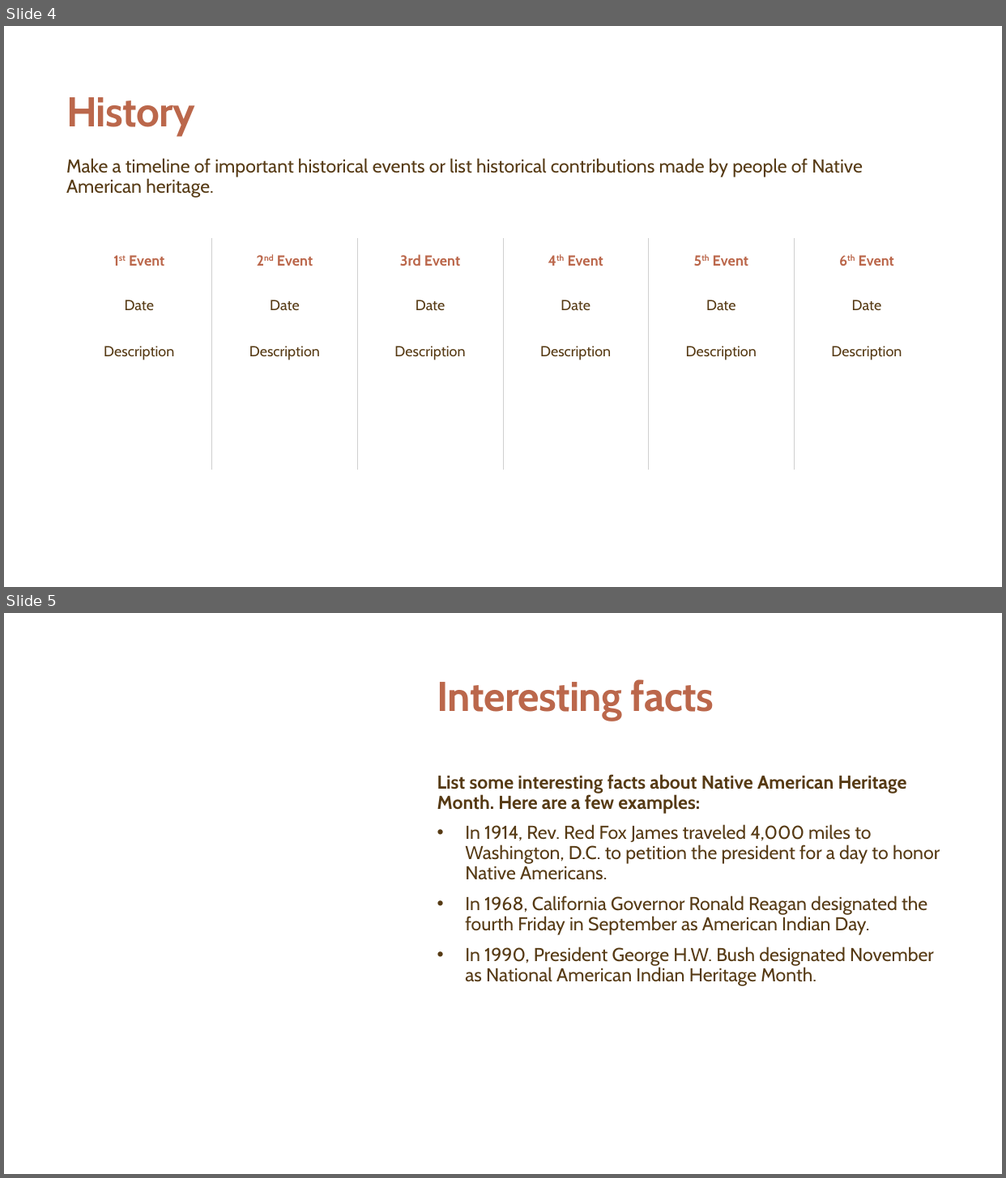
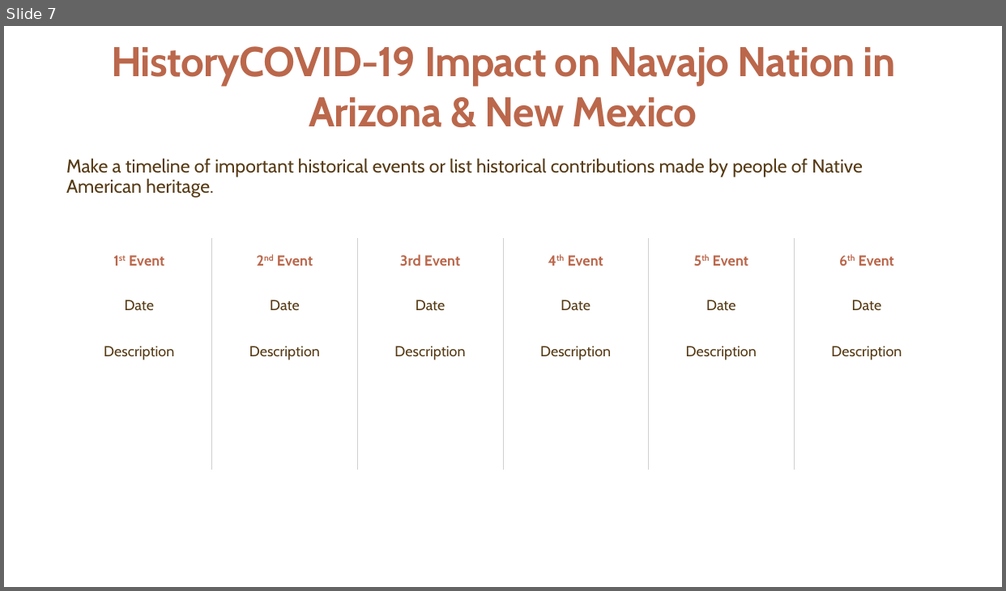
Before and after one commit to CCostenbader/Covid-19-effects-on-the-Navajo-Nation-Indian-Tribe, a slide deck: FinalPP.pptx. Shown one above the other, each under a label of ours: slides 4 and 5 before the commit, slide 7 after it. The pictures are 1006x1178 and 1006x591 pixels, drawn with LibreOffice and Linux fonts; fonts in the diff are those of the drawing; background and template pictures are left out. Boxes give left, top, right and bottom in pixels: in the first picture for what was removed or moved away, otherwise in the second. Text is boxed around its words. In the diff, an @@ line names an element or a change of style, - is before the commit and + after.

```diff
--- a/FinalPP.pptx
+++ b/FinalPP.pptx
@@ slide 5 removed at [4, 613, 1002, 1174], background #FFFFFF @@
@@ title removed at [437, 679, 714, 720] @@
-Interesting facts
@@ text removed at [437, 774, 940, 986] @@
-List some interesting facts about Native American Heritage Month. Here are a few examples:
-• In 1914, Rev. Red Fox James traveled 4,000 miles to Washington, D.C. to petition the president for a day to honor Native Americans.
-• In 1968, California Governor Ronald Reagan designated the fourth Friday in September as American Indian Day.
-• In 1990, President George H.W. Bush designated November as National American Indian Heritage Month.
@@ what was slide 4 is now slide 7 @@
@@ slide 7 changed as well @@
@@ title at [111, 46, 896, 127]: text changed @@
-History
+HistoryCOVID-19 Impact on Navajo Nation in Arizona & New Mexico
```
Also in this commit, not shown: 4 other slides changed, 41 slides added, 5 other slides removed, 1 other file.
